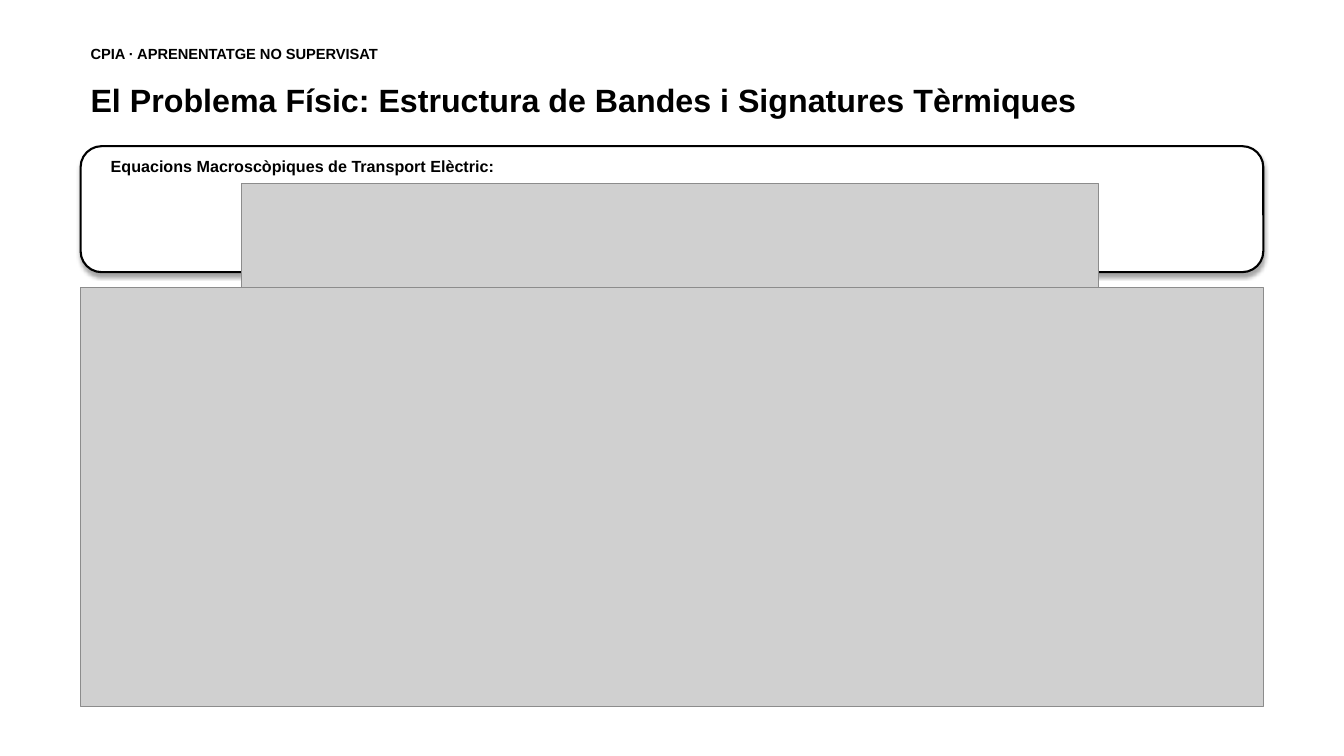
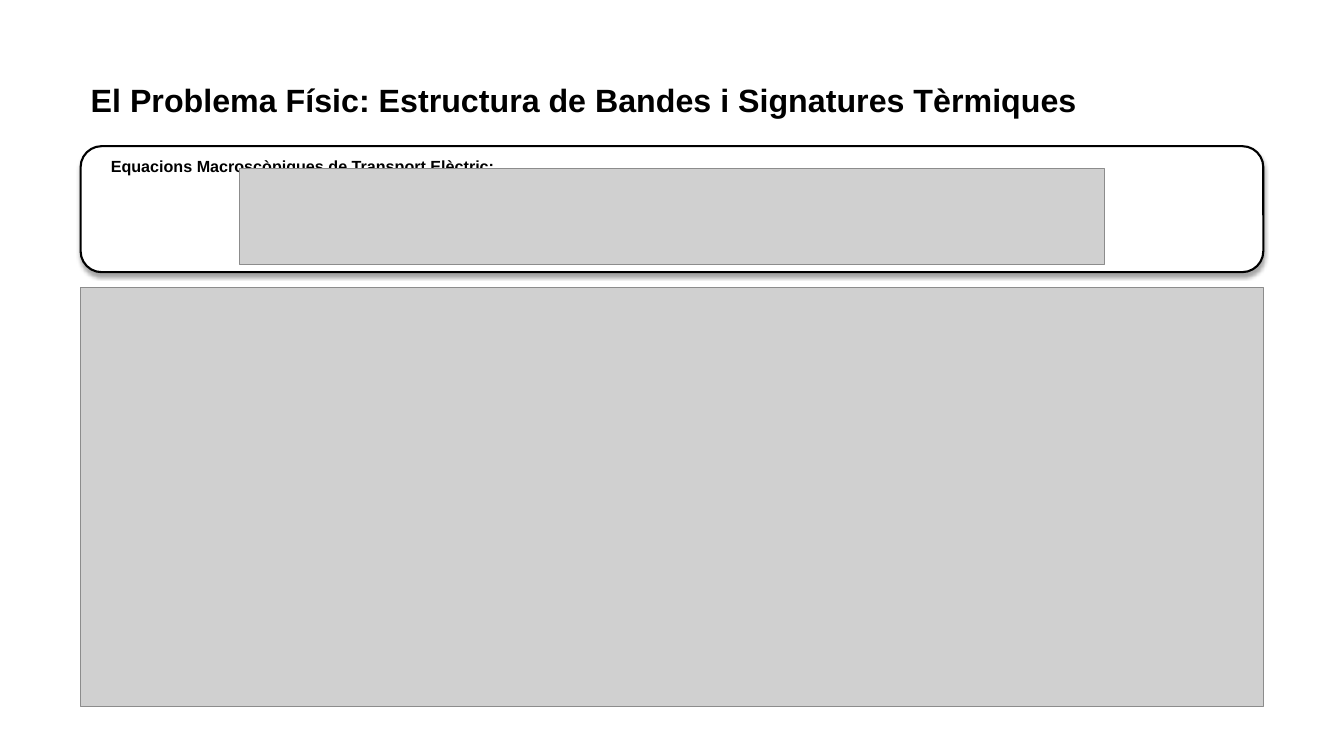
Before and after one commit to ArnauMontull/CPIA-Expo, a slide deck: slide 13 of presentacion/expo_cpia.pptx. Drawn at 1344x756 pixels with LibreOffice and Linux fonts; fonts in the diff are those of the drawing; grey boxes stand for pictures. Boxes give left, top, right and bottom in pixels: in the first picture for what was removed or moved away, otherwise in the second. Text is boxed around its words. In the diff, an @@ line names an element or a change of style, - is before the commit and + after.

```diff
--- a/presentacion/expo_cpia.pptx
+++ b/presentacion/expo_cpia.pptx
@@ text removed at bbox=[91, 48, 378, 59] @@
-CPIA · APRENENTATGE NO SUPERVISAT
@@ rounded rectangle at bbox=[81, 146, 1263, 272]: proportions changed @@
@@ picture: place and size @@
-picture at bbox=[242, 184, 1099, 321]
+picture at bbox=[239, 169, 1104, 265]
```
Also in this commit, not shown: 7 other slides changed, 2 slides added, 4 other files.
